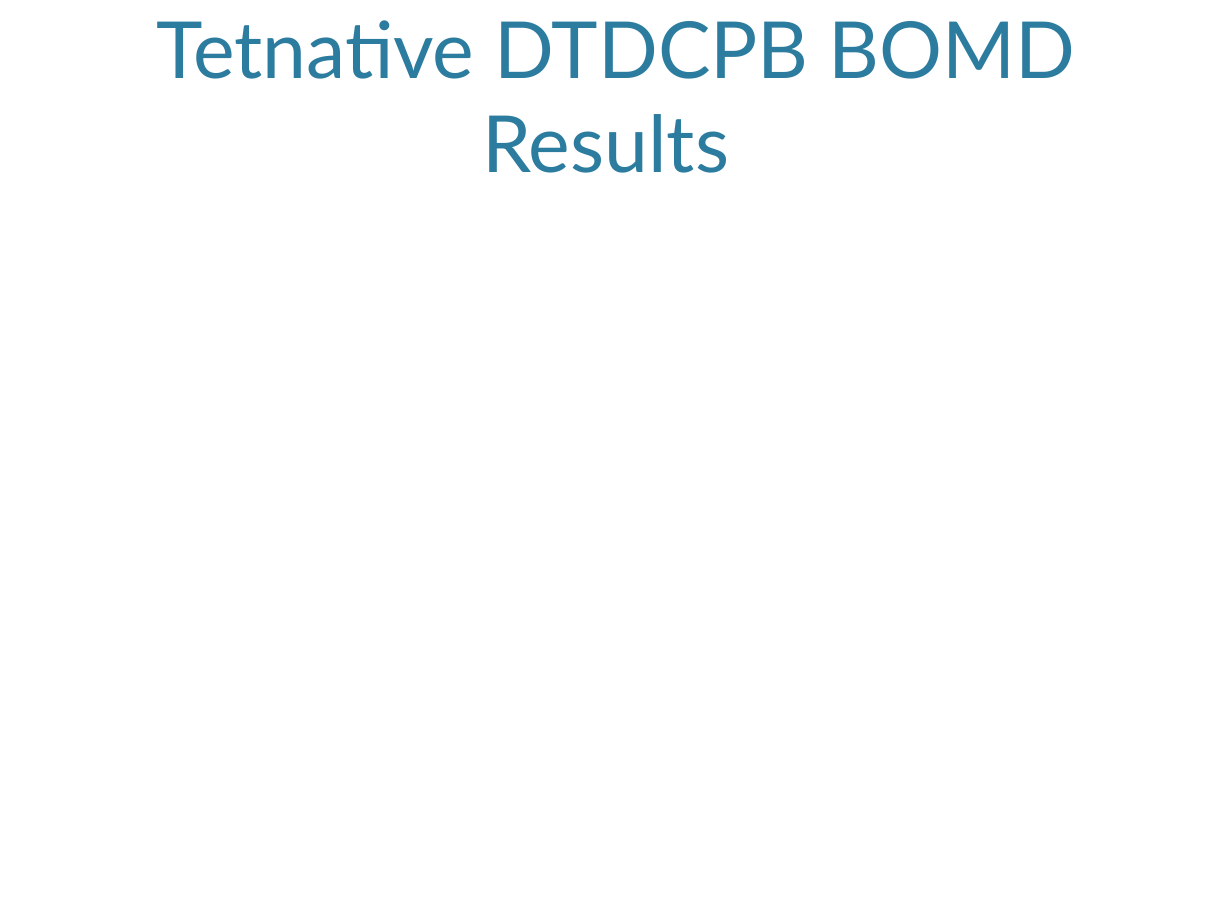
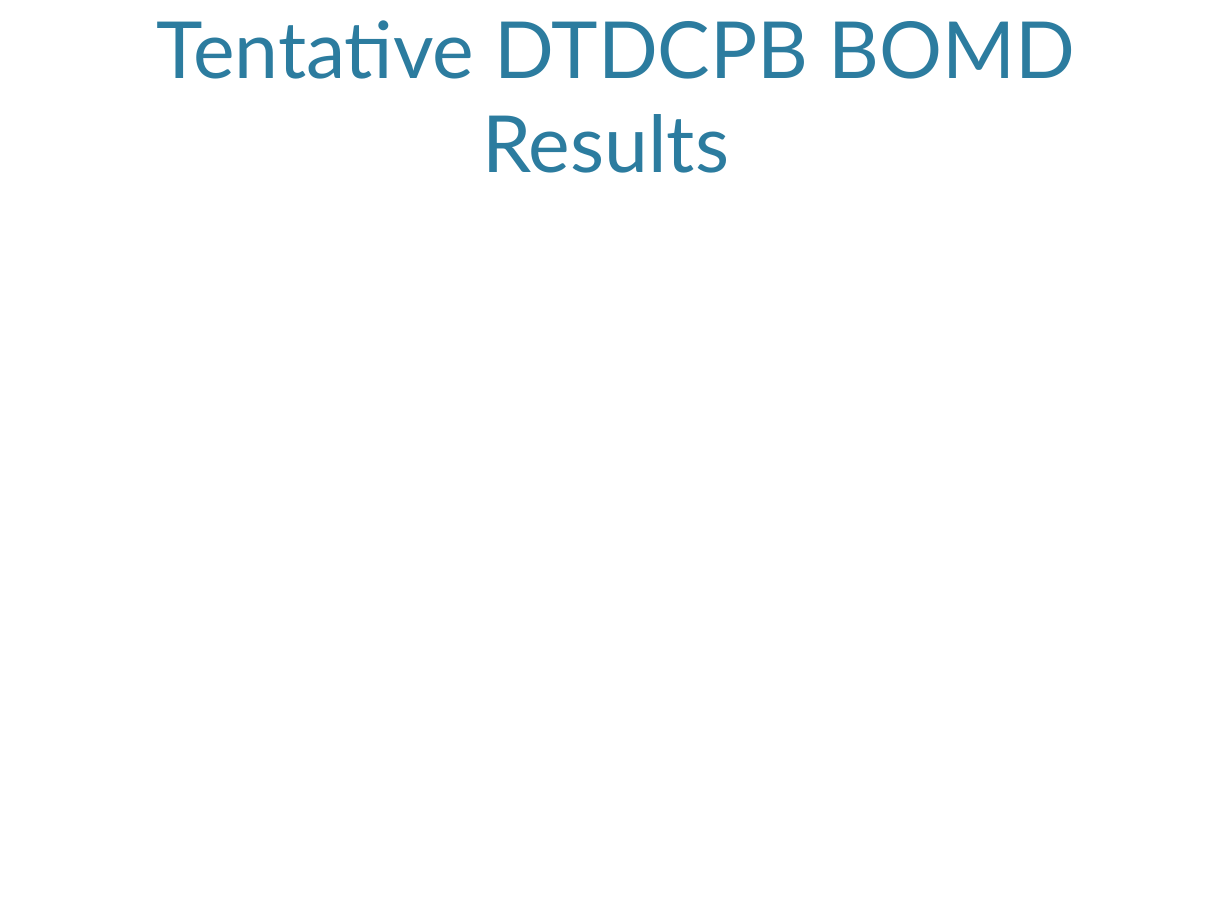
Before and after one commit to jjradler/565projectSp16, a slide deck: slide 19 of 565Presentation.pptx (slide 17 before the commit). Drawn at 1232x924 pixels with LibreOffice and Linux fonts; fonts in the diff are those of the drawing; background and template pictures are left out. Boxes give left, top, right and bottom in pixels: in the first picture for what was removed or moved away, otherwise in the second. Text is boxed around its words. In the diff, an @@ line names an element or a change of style, - is before the commit and + after.

```diff
--- a/565Presentation.pptx
+++ b/565Presentation.pptx
@@ title at (156,20,1076,173): text changed @@
-Tetnative DTDCPB BOMD Results
+Tentative DTDCPB BOMD Results
```
Also in this commit, not shown: 2 other slides changed, 2 slides added.
